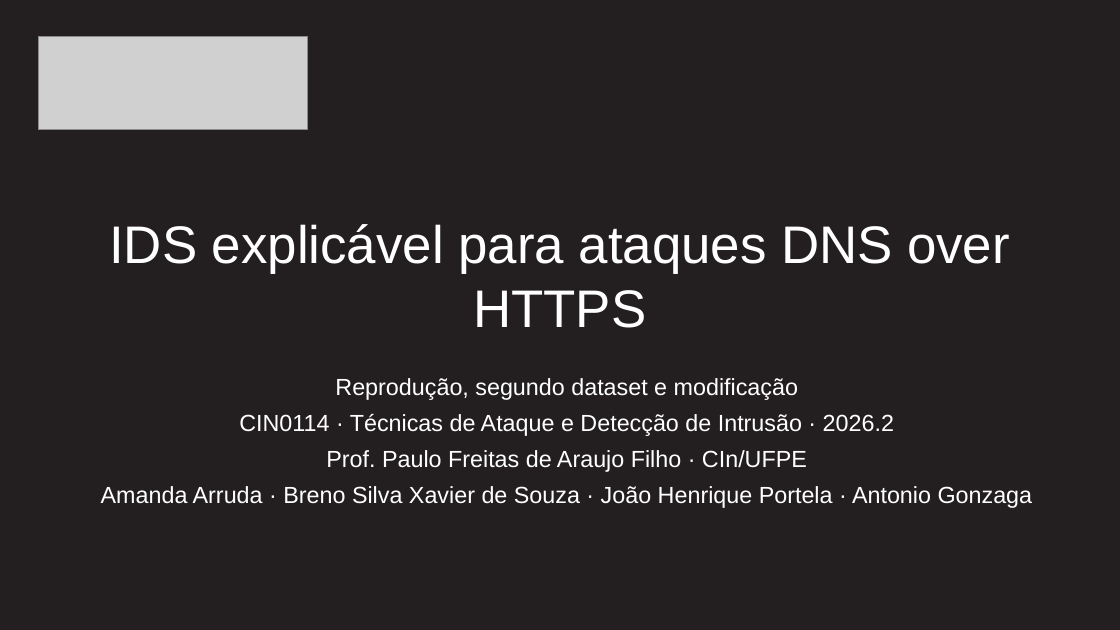
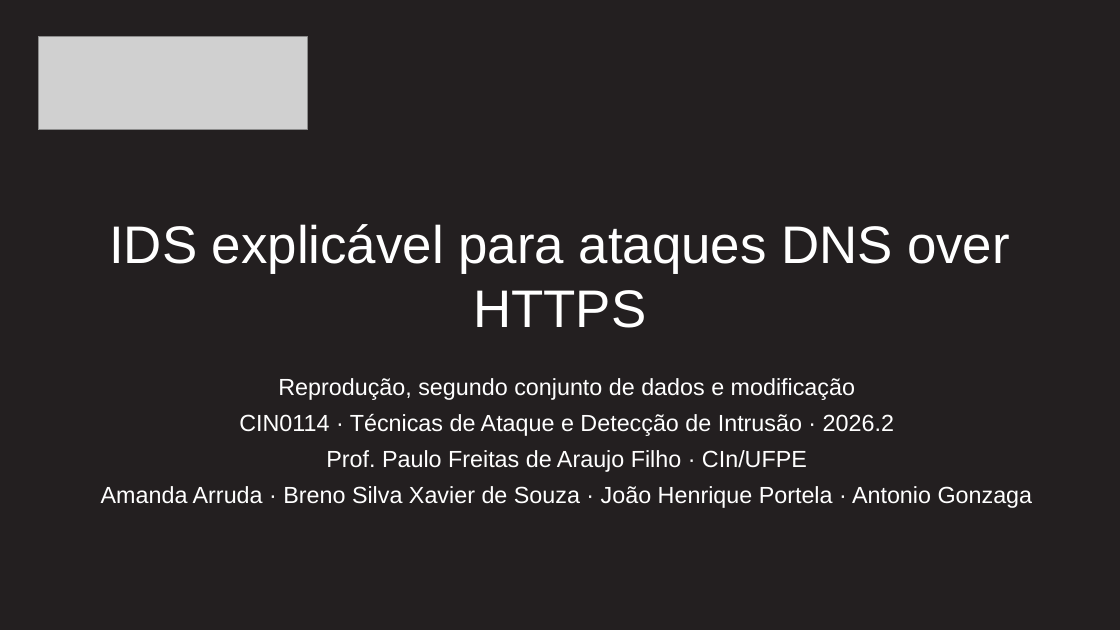
Before and after one commit to BrenoRev/Tecnicas_Ataque_Deteccao_Intrusao, a slide deck: slide 1 of project/report/apresentacao.pptx. Drawn at 1120x630 pixels with LibreOffice and Linux fonts; fonts in the diff are those of the drawing; grey boxes stand for pictures. Boxes give left, top, right and bottom in pixels: in the first picture for what was removed or moved away, otherwise in the second. Text is boxed around its words. In the diff, an @@ line names an element or a change of style, - is before the commit and + after.

```diff
--- a/project/report/apresentacao.pptx
+++ b/project/report/apresentacao.pptx
@@ subtitle at (x1=278, y1=378, x2=855, y2=400): text changed @@
-Reprodução, segundo dataset e modificação
+Reprodução, segundo conjunto de dados e modificação
```
Also in this commit, not shown: 10 other slides changed, 1 other file.
